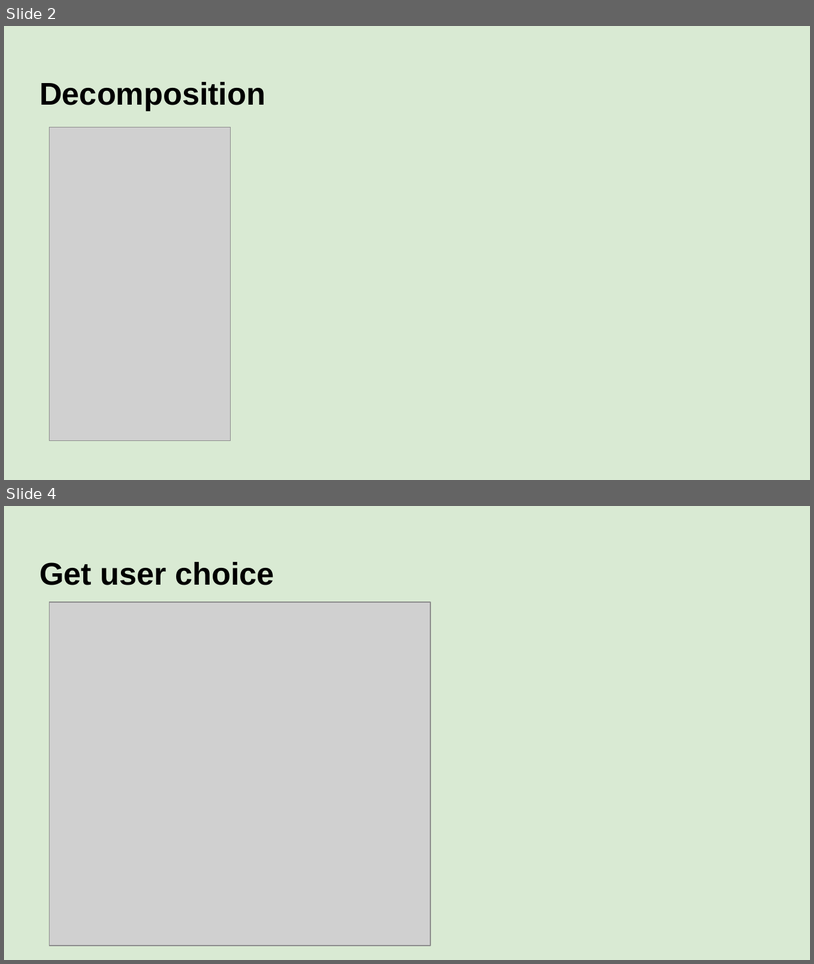
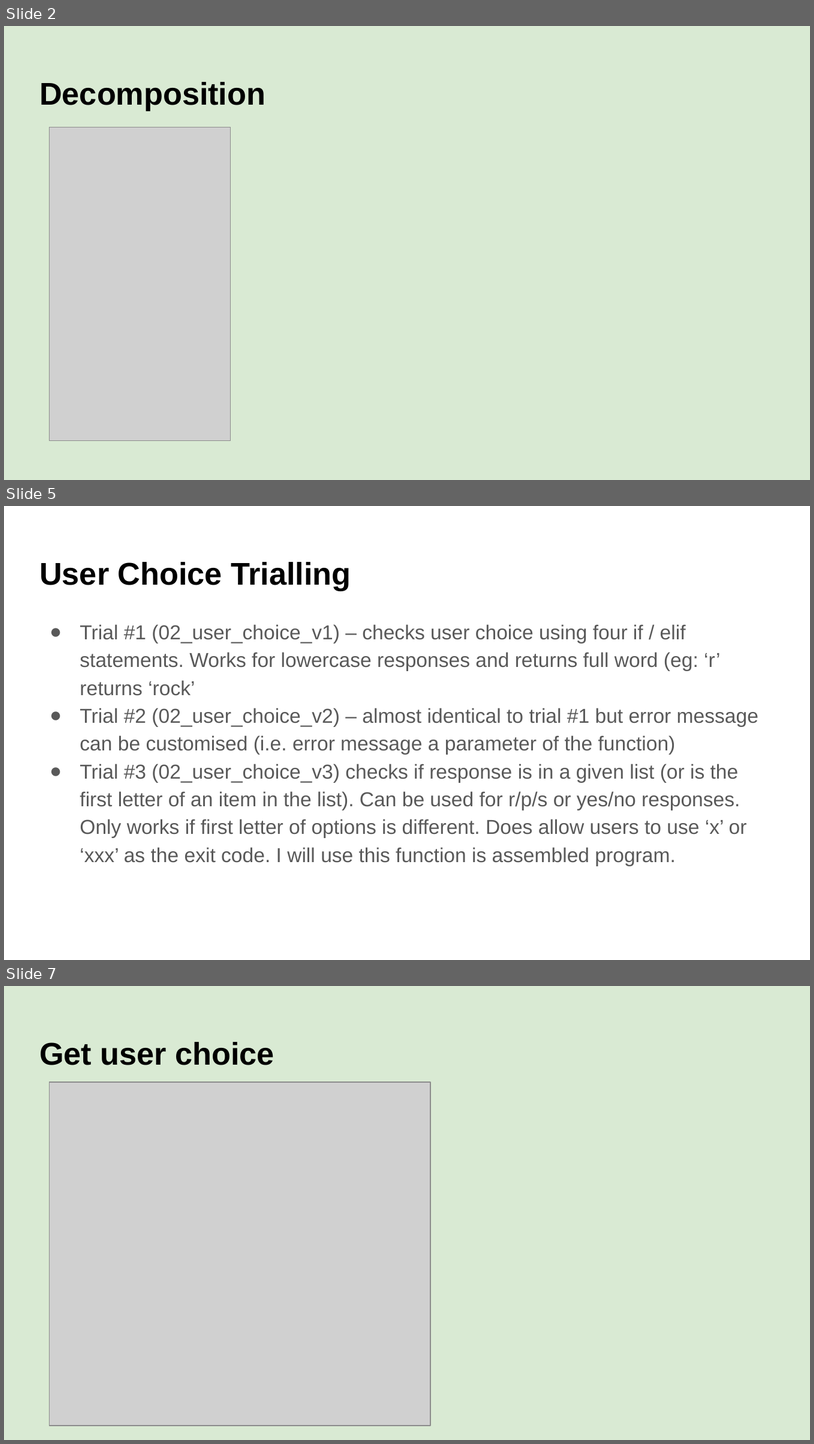
Before and after one commit to aspectnz/PEX, a slide deck: main/games/rock_paper_scissors/Python Program Documentation.pptx. Shown one above the other, each under a label of ours: slides 2 and 4 before the commit, slides 2, 5 and 7 after it; the slides between them are not shown. The pictures are 814x964 and 814x1444 pixels, drawn with LibreOffice and Linux fonts; fonts in the diff are those of the drawing; grey boxes stand for pictures. Boxes give left, top, right and bottom in pixels: in the first picture for what was removed or moved away, otherwise in the second. Text is boxed around its words. In the diff, an @@ line names an element or a change of style, - is before the commit and + after.

```diff
--- a/main/games/rock_paper_scissors/Python Program Documentation.pptx
+++ b/main/games/rock_paper_scissors/Python Program Documentation.pptx
@@ slide 5 added at (x1=4, y1=506, x2=810, y2=960), background #FFFFFF @@
@@ title added at (x1=39, y1=562, x2=351, y2=591), 28 pt, text #000000, bold @@
+User Choice Trialling
@@ text added at (x1=80, y1=624, x2=759, y2=865), 18 pt, text #595959 @@
+● Trial #1 (02_user_choice_v1) – checks user choice using four if / elif statements. Works for lowercase responses and returns full word (eg: ‘r’ returns ‘rock’
+● Trial #2 (02_user_choice_v2) – almost identical to trial #1 but error message can be customised (i.e. error message a parameter of the function)
+● Trial #3 (02_user_choice_v3) checks if response is in a given list (or is the first letter of an item in the list). Can be used for r/p/s or yes/no responses. Only works if first letter of options is different. Does allow users to use ‘x’ or ‘xxx’ as the exit code. I will use this function is assembled program.
@@ what was slide 4 is now slide 7 @@
```
Also in this commit, not shown: 1 slide changed, 2 other slides added, 3 other files.
